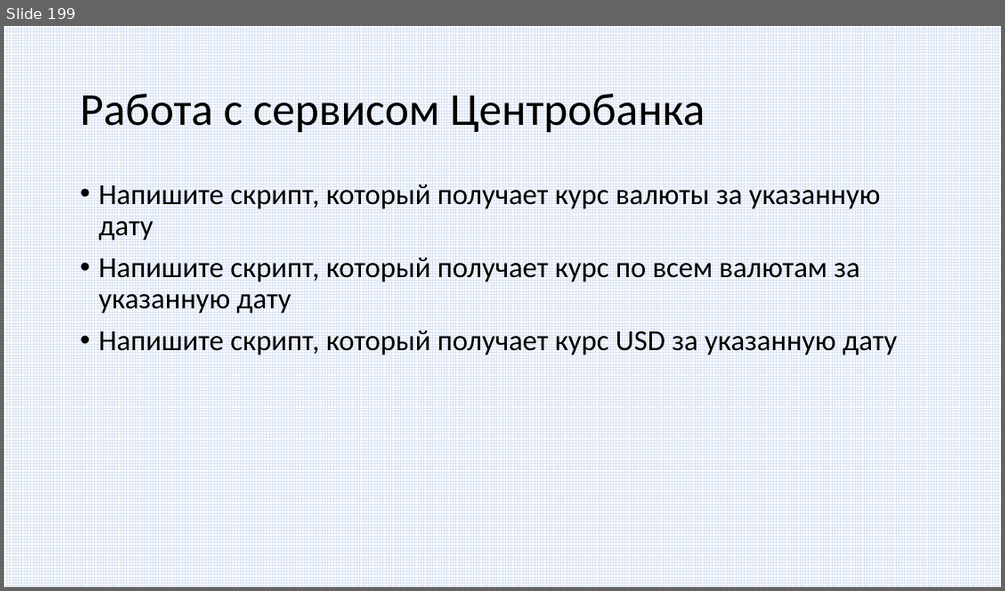
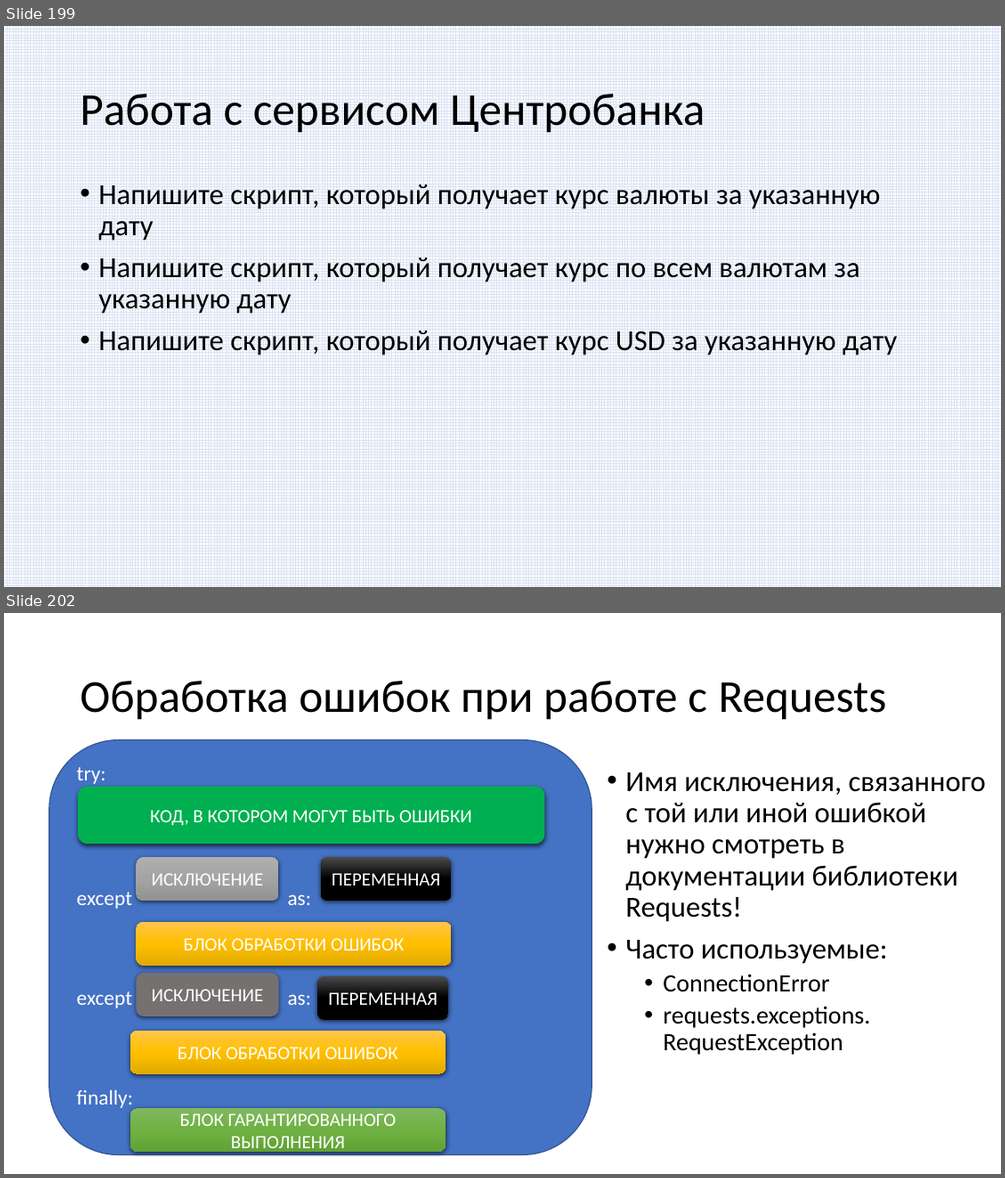
Before and after one commit to paveltsytovich/telegram-course, a slide deck: Presentation/Разработка ботов для телеграмм на Python.pptx. Shown one above the other, each under a label of ours: slide 199 before the commit, slides 199 and 202 after it; the slides between them are not shown. The pictures are 1005x591 and 1005x1178 pixels, drawn with LibreOffice and Linux fonts; fonts in the diff are those of the drawing. Boxes give left, top, right and bottom in pixels: in the first picture for what was removed or moved away, otherwise in the second. Text is boxed around its words. In the diff, an @@ line names an element or a change of style, - is before the commit and + after.

```diff
--- a/Presentation/Разработка ботов для телеграмм на Python.pptx
+++ b/Presentation/Разработка ботов для телеграмм на Python.pptx
@@ slide 202 added at (4, 613, 1001, 1174), background #FFFFFF @@
@@ title added at (80, 681, 887, 720), 44 pt, text #000000 @@
+Обработка ошибок при работе с Requests
@@ text added at (625, 772, 986, 1054), 28 pt, text #000000 @@
+• Имя исключения, связанного с той или иной ошибкой нужно смотреть в документации библиотеки Requests!
+• Часто используемые:
+  • ConnectionError
+  • requests.exceptions.
+    RequestException
@@ group added at (48, 740, 591, 1155): 9 rounded rectangles @@
+try:
+except as:
+except as:
+finally:
+КОД, В КОТОРОМ МОГУТ БЫТЬ ОШИБКИ
+ИСКЛЮЧЕНИЕ
+ИСКЛЮЧЕНИЕ
+ПЕРЕМЕННАЯ
+ПЕРЕМЕННАЯ
+БЛОК ОБРАБОТКИ ОШИБОК
+БЛОК ОБРАБОТКИ ОШИБОК
+БЛОК ГАРАНТИРОВАННОГО ВЫПОЛНЕНИЯ
```
Also in this commit, not shown: 3 other slides added.
